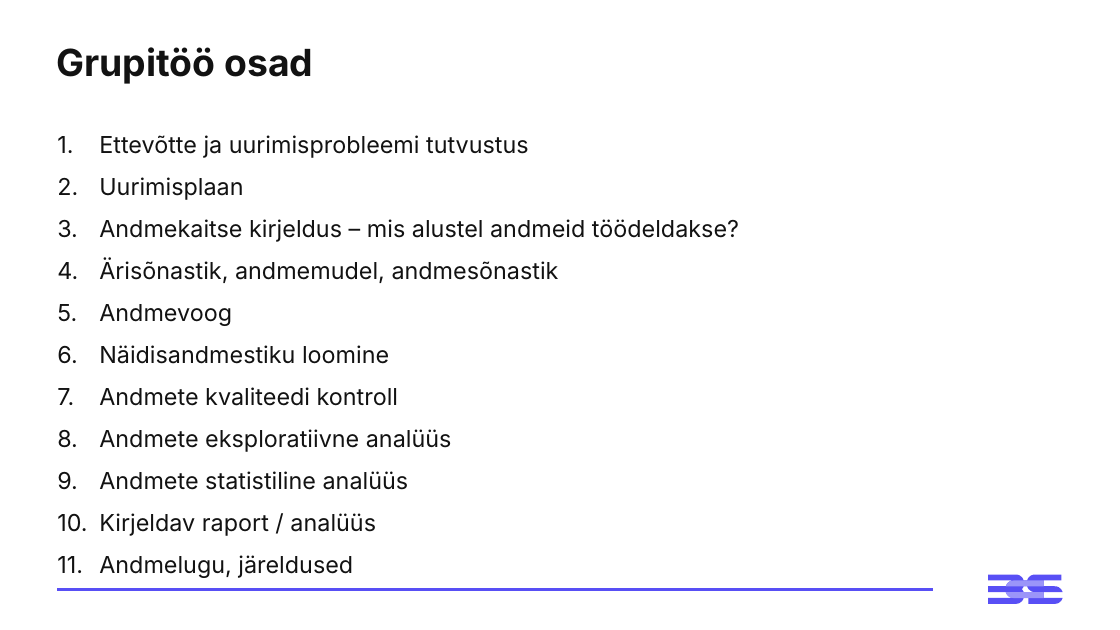
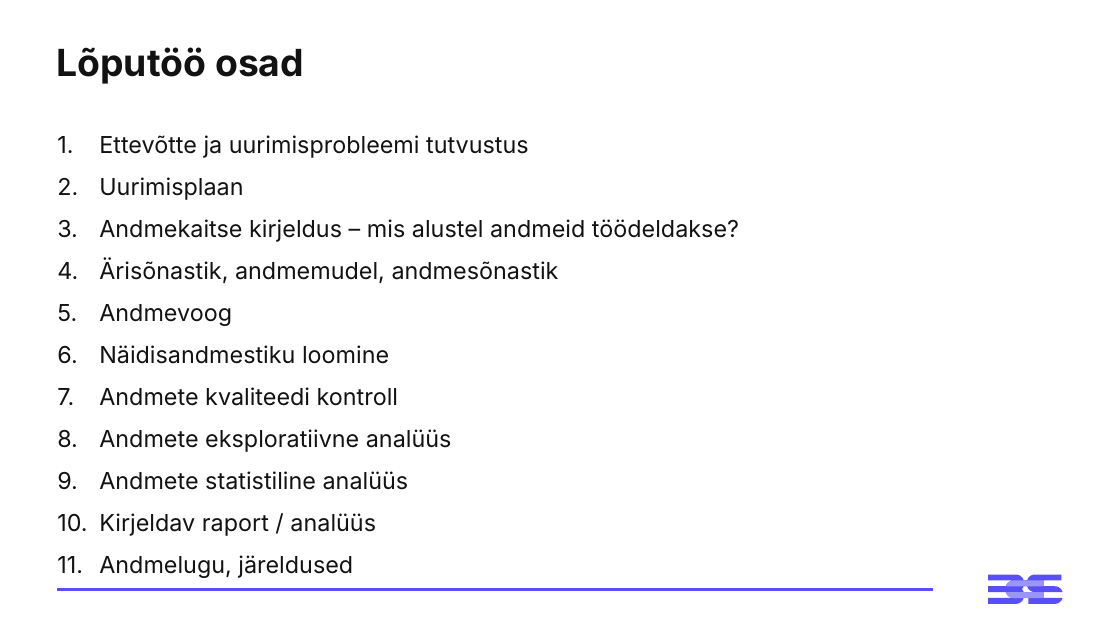
Before and after one commit to virverani/andmetarkus_2026_kevad, a slide deck: slide 26 of Day14/14-paev-andmetarkus-esitlus.pptx (slide 24 before the commit). Drawn at 1120x630 pixels with LibreOffice and Linux fonts; fonts in the diff are those of the drawing. Boxes give left, top, right and bottom in pixels: in the first picture for what was removed or moved away, otherwise in the second. Text is boxed around its words. In the diff, an @@ line names an element or a change of style, - is before the commit and + after.

```diff
--- a/Day14/14-paev-andmetarkus-esitlus.pptx
+++ b/Day14/14-paev-andmetarkus-esitlus.pptx
@@ title at (56,47,304,84): text changed @@
-Grupitöö osad
+Lõputöö osad
```
Also in this commit, not shown: 4 other slides changed, 2 slides added.
